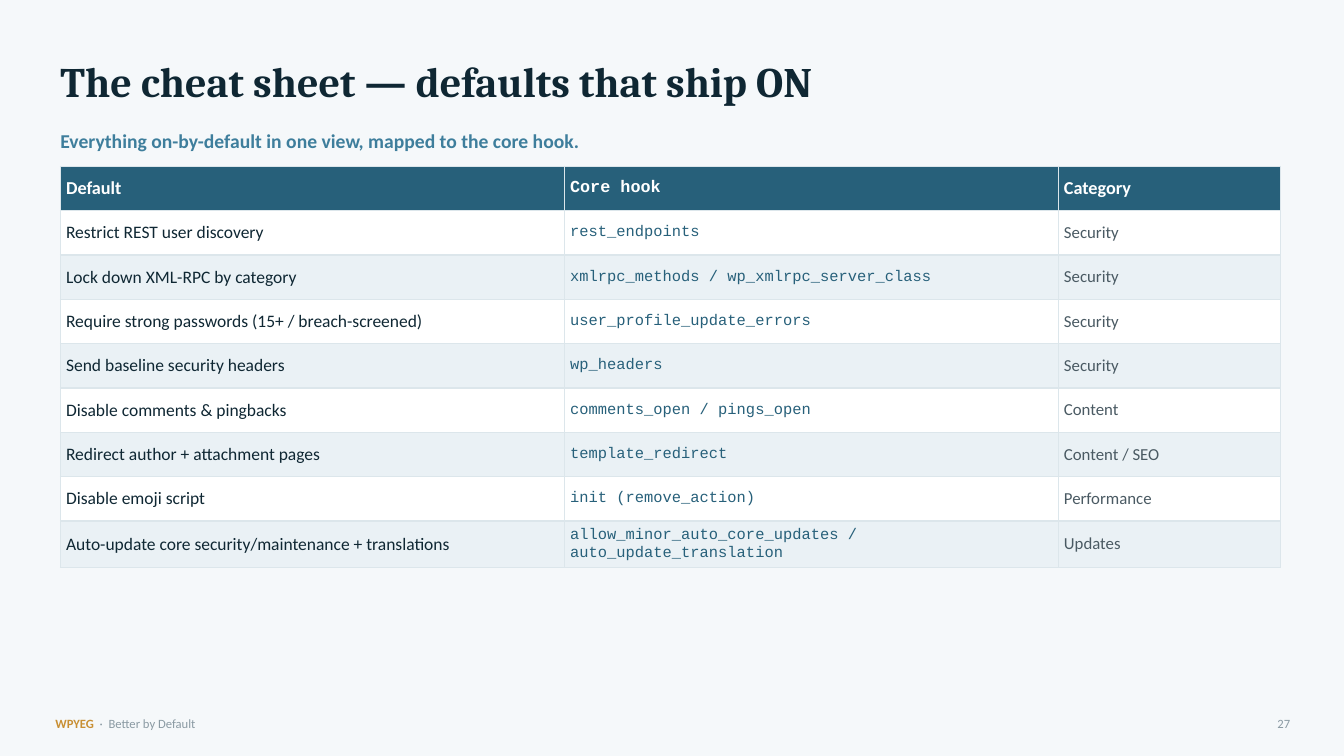
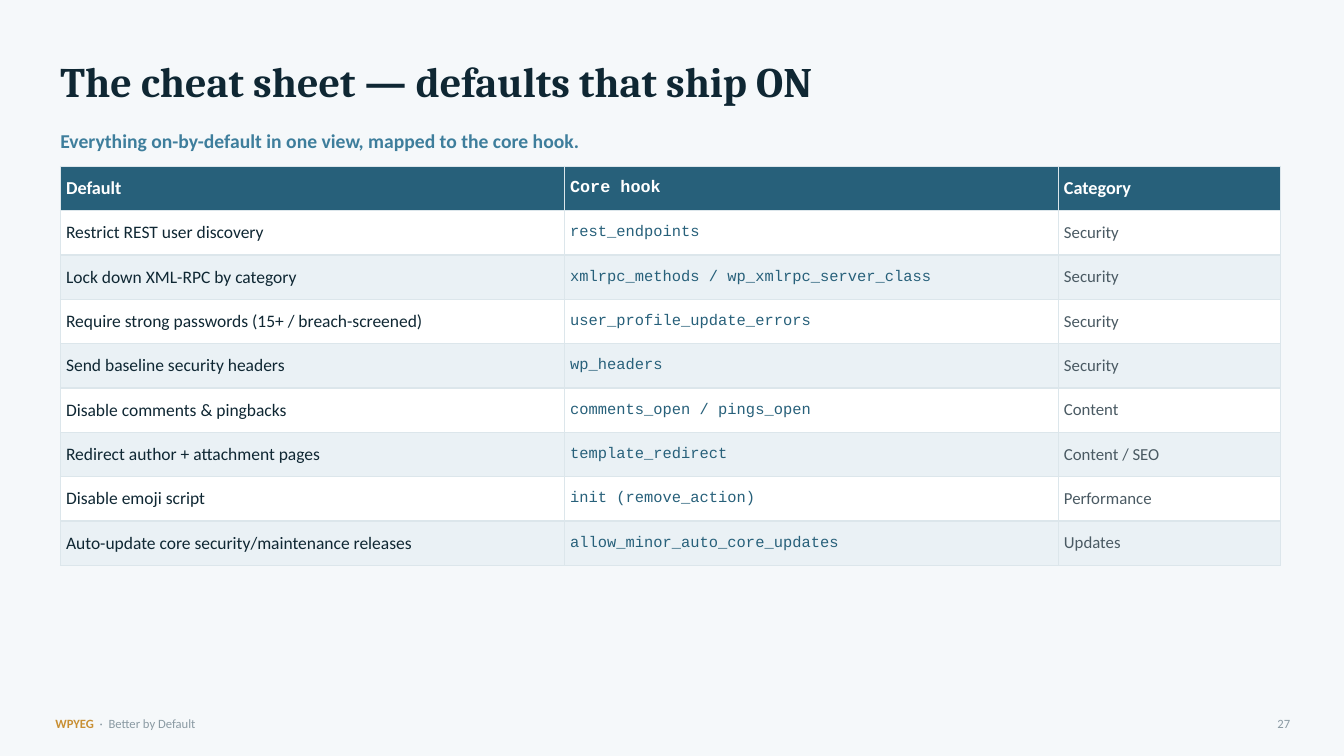
Before and after one commit to WPYEG/Better-by-Default, a slide deck: slide 27 of workshop/Better-by-Default.pptx. Drawn at 1344x756 pixels with LibreOffice and Linux fonts; fonts in the diff are those of the drawing. Boxes give left, top, right and bottom in pixels: in the first picture for what was removed or moved away, otherwise in the second. Text is boxed around its words. In the diff, an @@ line names an element or a change of style, - is before the commit and + after.

```diff
--- a/workshop/Better-by-Default.pptx
+++ b/workshop/Better-by-Default.pptx
@@ table at [60, 166, 1280, 556] @@
-row 9, column 1: Auto-update core security/maintenance + translations
+row 9, column 1: Auto-update core security/maintenance releases
-row 9, column 2: allow_minor_auto_core_updates / auto_update_translation
+row 9, column 2: allow_minor_auto_core_updates
```
Also in this commit, not shown: 5 other slides changed, 12 other files.
